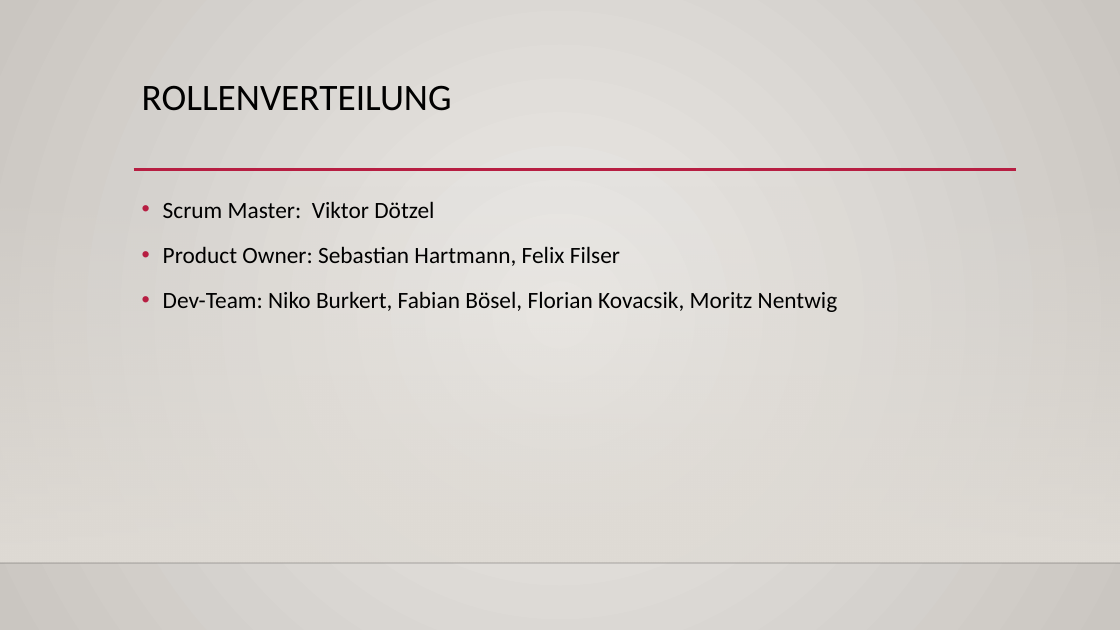
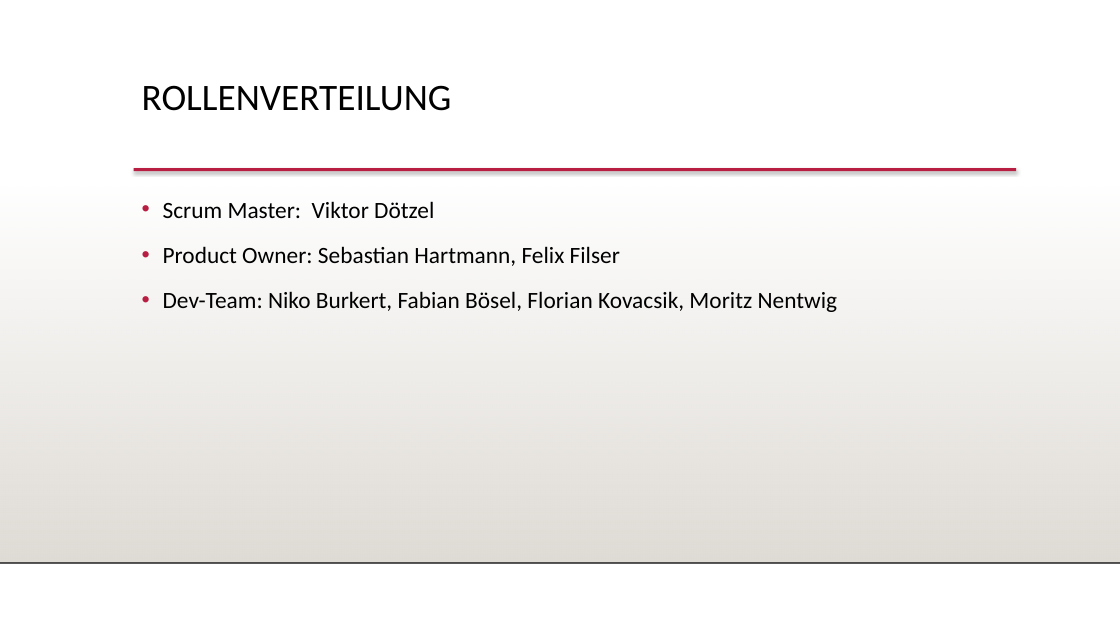
Before and after one commit to FeFi7/CarrierTracking, a slide deck: slide 3 of Dokumentation/MeilensteinPraesentation.pptx. Drawn at 1120x630 pixels with LibreOffice and Linux fonts; fonts in the diff are those of the drawing; background and template pictures are left out. Boxes give left, top, right and bottom in pixels: in the first picture for what was removed or moved away, otherwise in the second. Text is boxed around its words. In the diff, an @@ line names an element or a change of style, - is before the commit and + after.

```diff
--- a/Dokumentation/MeilensteinPraesentation.pptx
+++ b/Dokumentation/MeilensteinPraesentation.pptx
@@ background gradient #ECEAE7 to #CAC7C1 to #FFFFFF @@
@@ line (134, 170) - (1017, 170): stroke #B71E42 2.5 pt to #B71E42 2.49 pt @@
@@ line (0, 563) - (1120, 563): stroke #000001 1 pt to #000001 0.99 pt @@
```
Also in this commit, not shown: 7 other slides changed.
